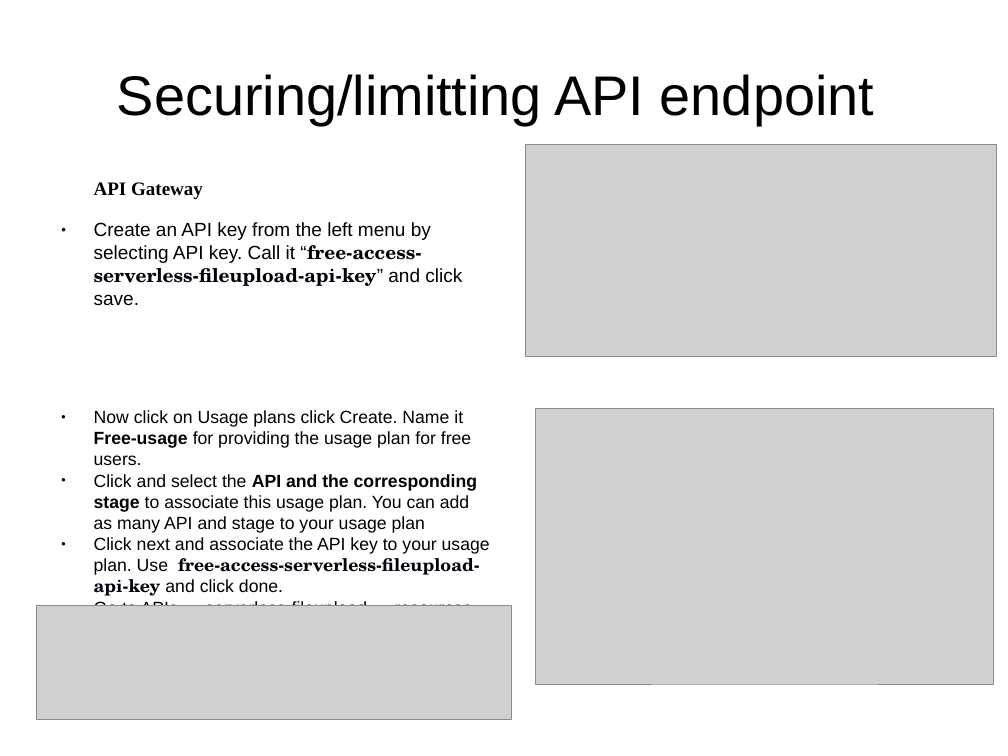
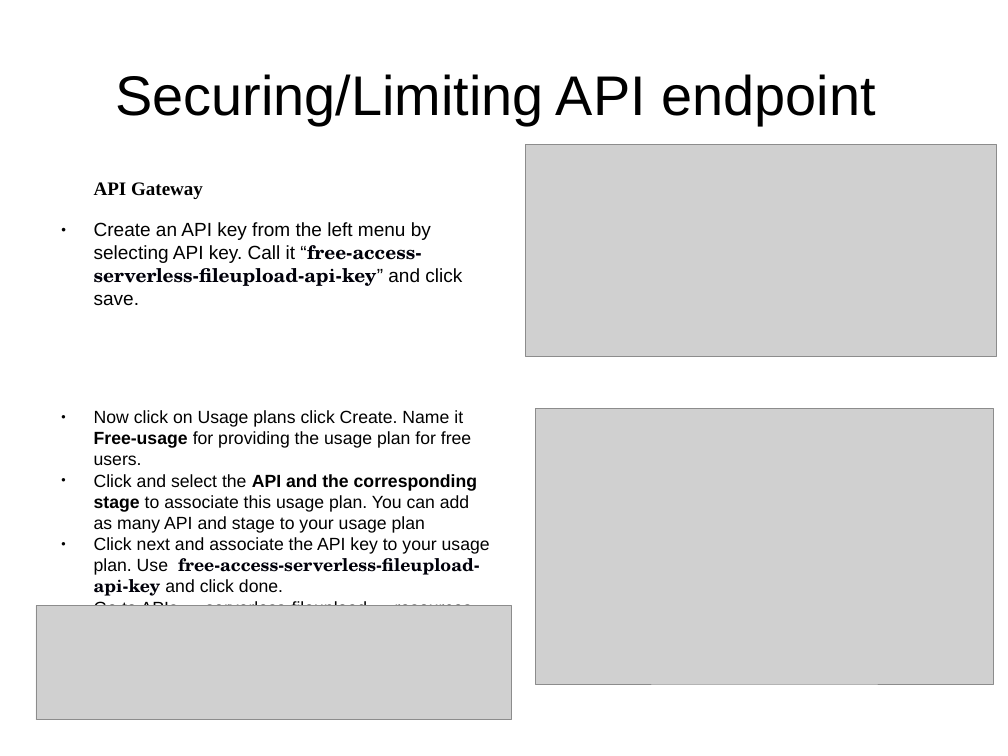
Before and after one commit to daghanacay/serverless-fileupload, a slide deck: slide 18 of documents/presentation.odp (slide 16 before the commit). Drawn at 1008x756 pixels with LibreOffice and Linux fonts; fonts in the diff are those of the drawing; grey boxes stand for pictures. Boxes give left, top, right and bottom in pixels: in the first picture for what was removed or moved away, otherwise in the second. Text is boxed around its words. In the diff, an @@ line names an element or a change of style, - is before the commit and + after.

```diff
--- a/documents/presentation.odp
+++ b/documents/presentation.odp
@@ title at [115, 74, 875, 125]: text changed @@
-Securing/limitting API endpoint
+Securing/Limiting API endpoint
```
Also in this commit, not shown: 4 other slides changed, 5 slides added, 1 other file.
